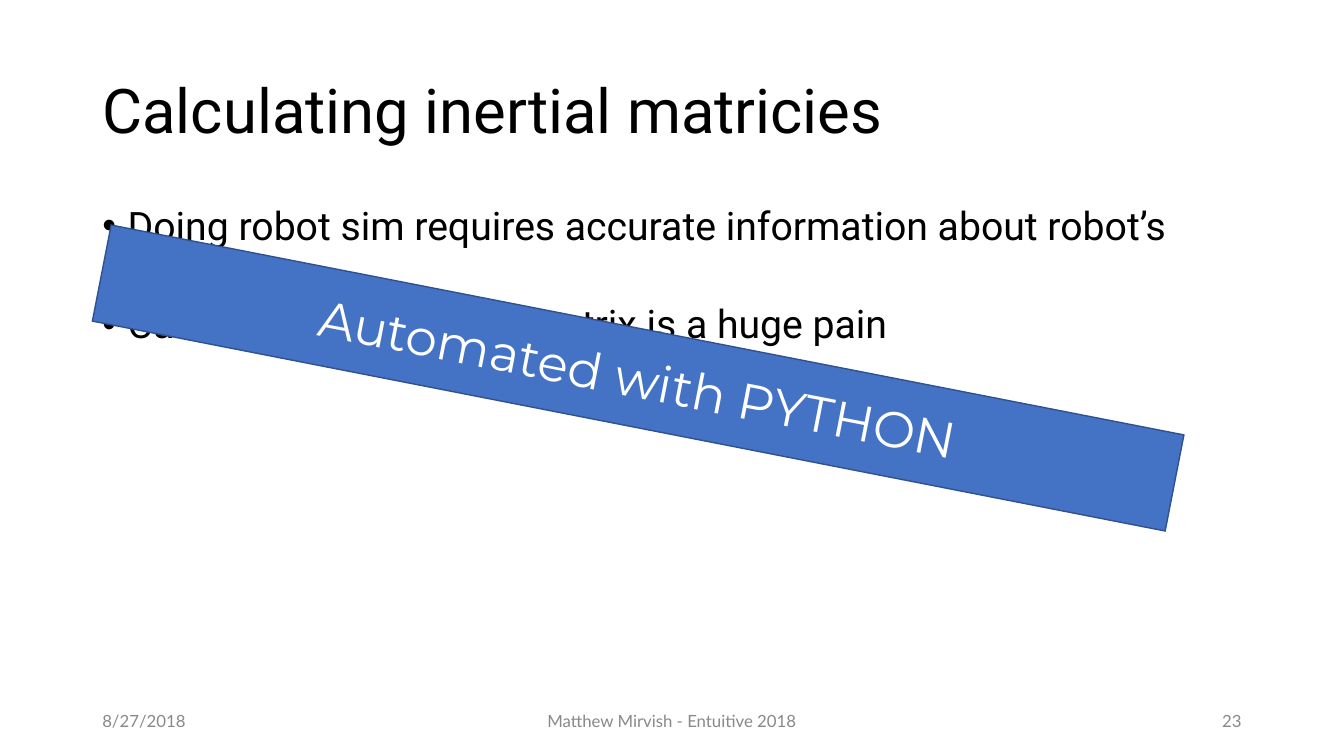
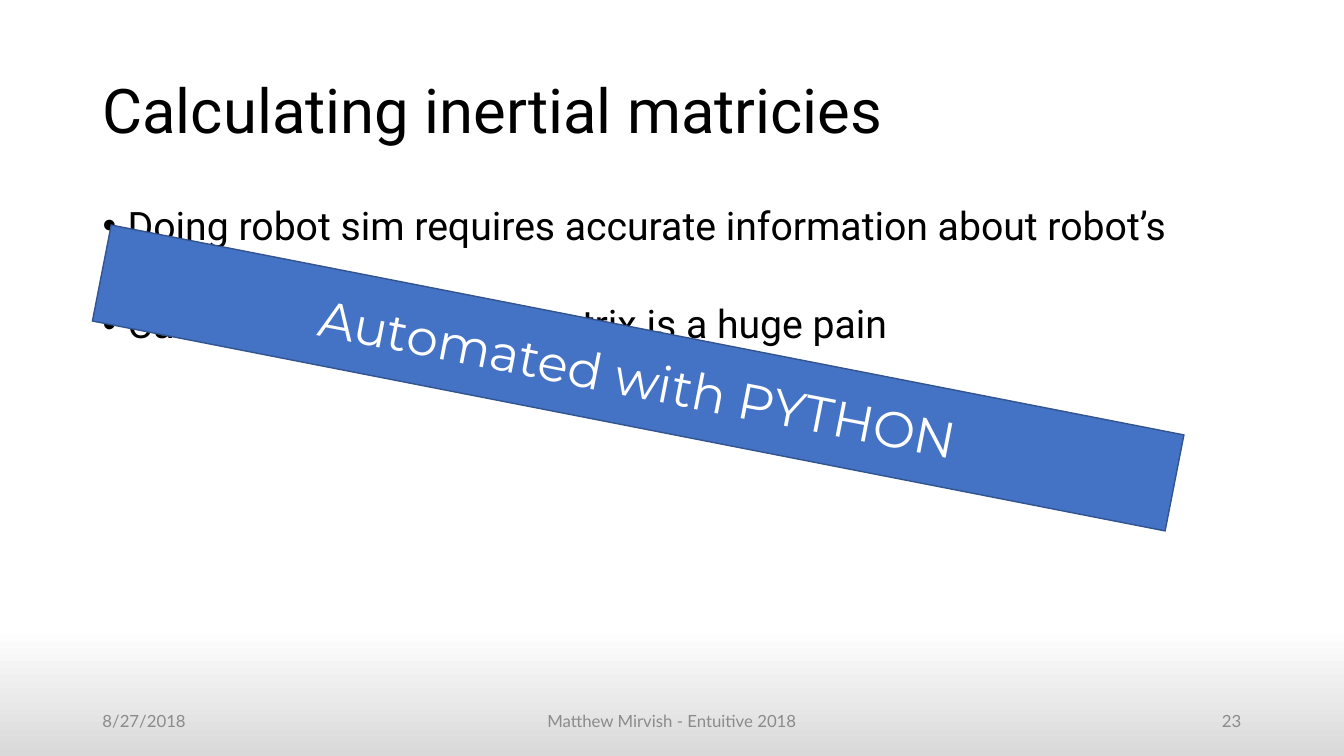
Before and after one commit to mincrmatt12/EntuitivePresentation2018, a slide deck: slide 23 of Entuitive 2018.odp. Drawn at 1344x756 pixels with LibreOffice and Linux fonts; fonts in the diff are those of the drawing. Boxes give left, top, right and bottom in pixels: in the first picture for what was removed or moved away, otherwise in the second. Text is boxed around its words. In the diff, an @@ line names an element or a change of style, - is before the commit and + after.

```diff
--- a/Entuitive 2018.odp
+++ b/Entuitive 2018.odp
@@ background #FFFFFF to gradient #FFFFFF to #D9D9D9 @@
@@ text colour #898989 to #8B8B8B in 3 elements at box(102, 715, 185, 728), box(547, 715, 796, 727), box(1222, 715, 1241, 727) @@
```
Also in this commit, not shown: 35 other slides changed, 1 other file.
